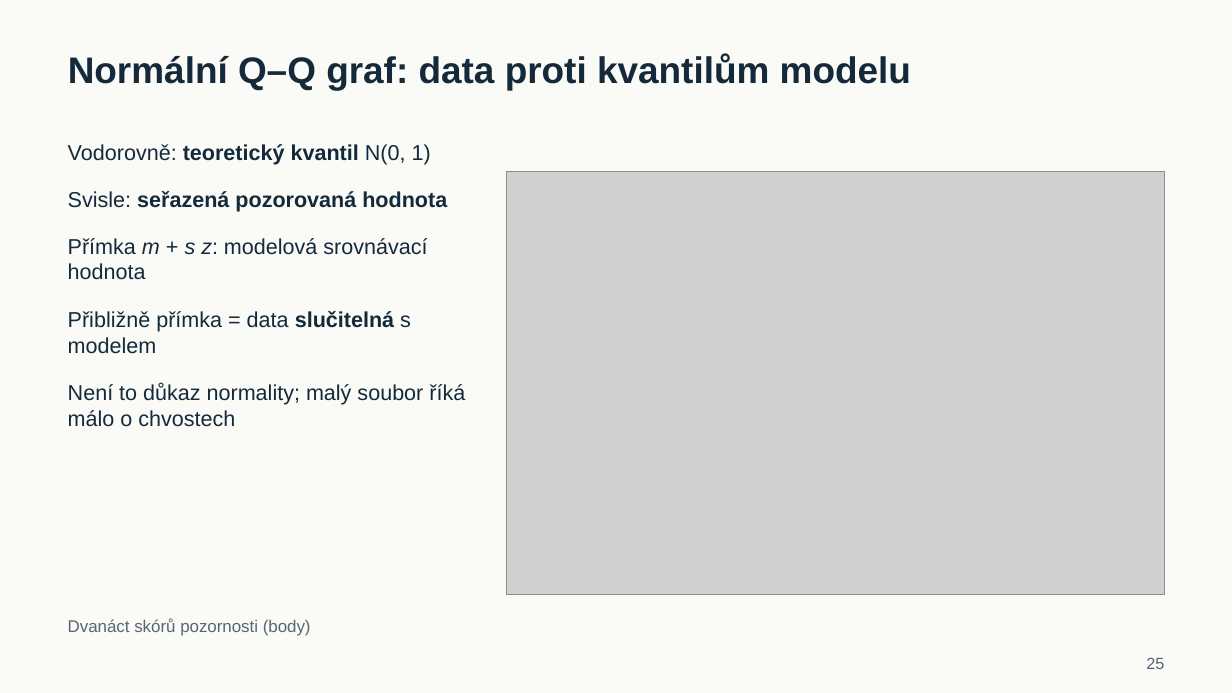
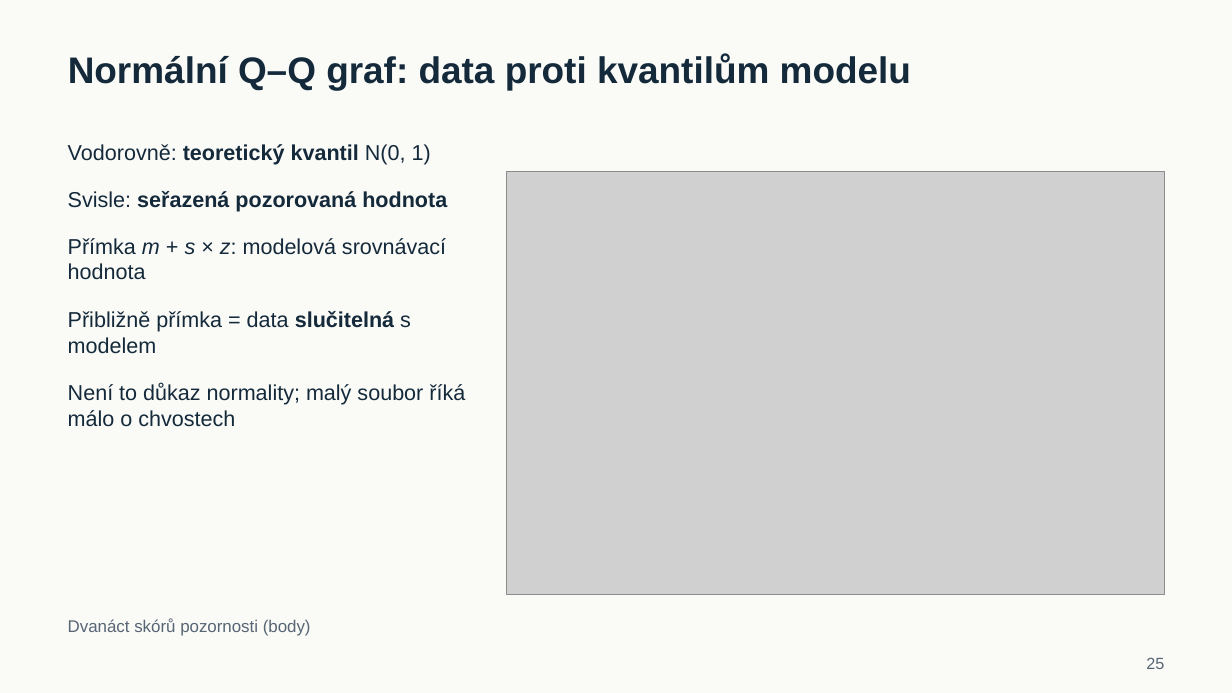
Before and after one commit to reckak/statistics-for-psychology, a slide deck: slide 25 of presentations/kapitola_04_normalni_rozdeleni.pptx. Drawn at 1232x693 pixels with LibreOffice and Linux fonts; fonts in the diff are those of the drawing; grey boxes stand for pictures. Boxes give left, top, right and bottom in pixels: in the first picture for what was removed or moved away, otherwise in the second. Text is boxed around its words. In the diff, an @@ line names an element or a change of style, - is before the commit and + after.

```diff
--- a/presentations/kapitola_04_normalni_rozdeleni.pptx
+++ b/presentations/kapitola_04_normalni_rozdeleni.pptx
@@ text at [68, 238, 446, 280]: text changed @@
-Přímka m + s z: modelová srovnávací hodnota
+Přímka m + s × z: modelová srovnávací hodnota
```
Also in this commit, not shown: 19 other slides changed, 6 slides added, 2 slides removed, 2 other files.
